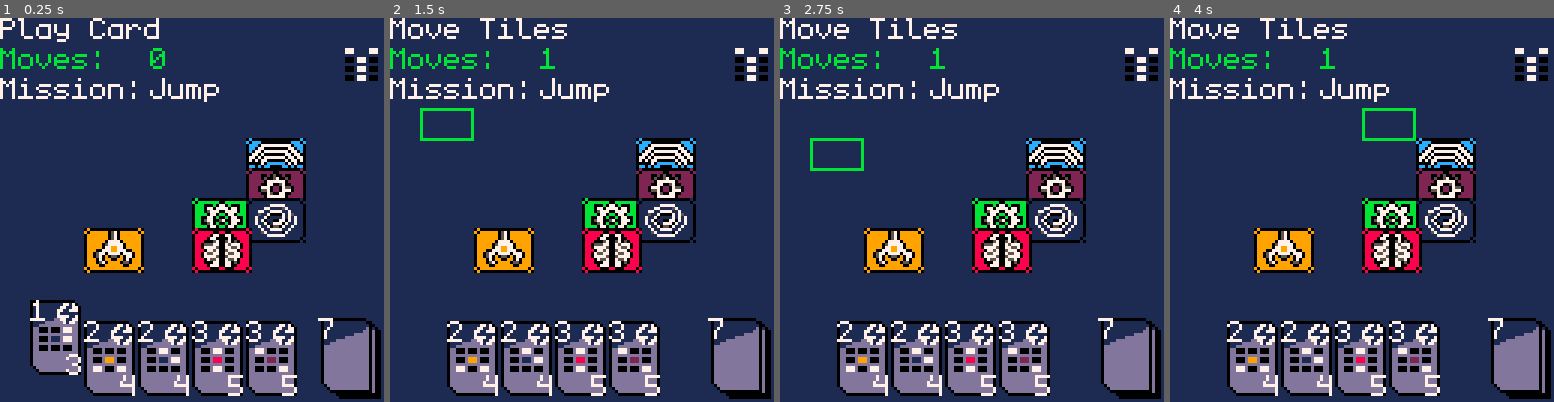
Above: before the commit, frames 1-4 (left to right).
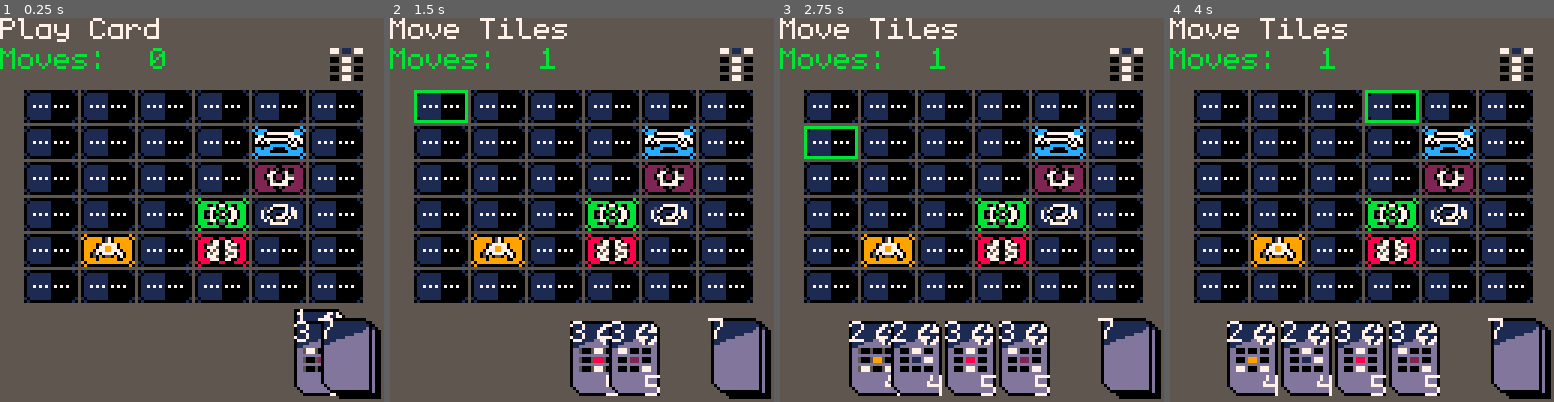
Above: after the commit, the same moments.

Repository: AkuraEx/Pico_Rove
Game: PICO-8 cartridge pico_rove.p8
The game is run twice, just before and just after one commit, with the same random seed, the same clock (stepped at 60 frames per second) and the same inputs.
Inputs:
- Up to frame 1 (0.25 s): no input
- Up to frame 2 (1.5 s): tap O (Z key) at 0.33, 0.7, 1.43 s; tap X (X key) at 1.07 s
- Up to frame 3 (2.75 s): hold Left 1.97-2.37 s; tap X (X key) at 2.07, 2.4, 2.73 s; tap O (Z key) at 2.22 s; hold Down from 2.42 s (still down)
- Up to frame 4 (4 s): release Down at 2.82 s; hold Right 2.87-3.53 s; tap X (X key) at 3.07, 3.4, 3.73 s; tap O (Z key) at 3.1, 3.98 s; hold Up from 3.58 s (still down)

The runs differ from the first frame. In frame 1, 78% of the frame differs, in the area x 0-100%, y 0-100%; in frame 2, 75%; in frame 3, 70%; in frame 4, 69%.

Commit message:
sprite changes / card animation

Diff:
--- a/board.lua
+++ b/board.lua
@@ -19,8 +19,8 @@
             self.boardState[i] = {}
             for j = 1, COLS do
             self.boardState[i][j] = boardtile:new({
-                x = 10 + (18 * (j - 1)),
-                y = 30 + (10 * (i - 1)),
+                x = 8 + (19 * (j - 1)),
+                y = 24 + (12 * (i - 1)),
                 type = EMPTY,
                 spr = 73,
                 used = 0,
@@ -122,8 +122,8 @@
 
         -- Board rect function
         board_rect = function(self, row, col, color, fill)
-          x = 10 + (18 * (col - 1))
-          y = 30 + (10 * (row - 1))
+          x = 8 + (19 * (col - 1))
+          y = 24 + (12 * (row - 1))
           if fill then
             rectfill(x, y, x + 17, y + 10, color)
           else
--- a/card.lua
+++ b/card.lua
@@ -1,6 +1,6 @@
 -- Card Class
 card={
-    x = 0,
+    x = 106,
     y = 100,
     spr = 0,
     spr_x = 2.5,
@@ -24,20 +24,29 @@
 
     draw = function(self, index)
         start = ((index - 1) * 18) + (((5 - #hand) * 18) / 2) + 10
-        moduleStart = start + 3
-        if index == c_h and self.y >= 95 then
+        moduleStart = self.x + 3
+
+        if index == c_h and self.y >= 98 then
             self.y -= 1
         elseif index ~= c_h and self.y <= 100 then
             self.y += 1
         end
-        spr(self.spr, start, self.y, self.spr_x, self.spr_y)
-        print(self.value, start, self.y, WHITE)
+
+        if self.x < start then
+            self.x += 1
+        elseif self.x > start then
+            self.x -= 1
+        end
+
+
+        spr(self.spr, self.x, self.y, self.spr_x, self.spr_y)
+        print(self.value, self.x, self.y, WHITE)
         for i = 0, 2 do
             for j = 0, 2 do
                 rect(moduleStart + (4 * j), self.y + 9 + (3 * i), moduleStart + (4 * j) + 2, self.y + 10 + (3 * i), self.modules[i + 1][j + 1])
             end
         end
-        print(self.matchValue, start + 12, self.y + 18, WHITE)
+        print(self.matchValue, self.x + 12, self.y + 18, WHITE)
     end,
 
     match = function(self, r, c)
@@ -65,7 +74,7 @@
 
 -- Mission Card Class - Display only, shows current goal
 missioncard={
-    x = 90,  -- Moved to right side (was 5)
+    x = 85,  -- Moved to right side (was 5)
     y = 0,   -- Keep at top
     spr = 0,
     missionName = "",
--- a/controls.lua
+++ b/controls.lua
@@ -46,7 +46,7 @@
     end
     -- Press x without module selected
     if btnp(5) and b_row_s == 0 and board.boardState[b_row_h][b_col_h].type ~= 0 then
-        info = "mOVE tILE OR aCTIVATE"
+        info = "mOVE tILE OR aCTIVATE aBILITY"
         b_col_s = b_col_h
         b_row_s = b_row_h
         module = board.boardState[b_row_s][b_col_s].type
--- a/helper.lua
+++ b/helper.lua
@@ -53,14 +53,14 @@
 end
 
 function draw_screen()
-    rectfill(0, 0, 127, 127, DARK_BLUE)
+    rectfill(0, 0, 127, 127, DARK_GREY)
 
     -- Game Info
     print(info, 0, 0, WHITE)
     print("mOVES:", 0, 10, GREEN)
     print(move, 50, 10, GREEN)
-    print("mISSION:", 0, 20, WHITE)
-    print(current_mission.missionName, 50, 20, WHITE)
+    -- print("mISSION:", 0, 20, WHITE)
+    -- print(current_mission.missionName, 50, 20, WHITE)
 
     -- # Means Size in Lua. Weird AF syntax
     for i = 1, #hand do
@@ -107,60 +107,60 @@
 
 -- Check if current mission is completed
 -- Mission logic: 6 filled positions + 1 specific module in the 3x4 pattern
-function check_mission_complete()
-  local mission_modules = current_mission.modules
+-- function check_mission_complete()
+  -- local mission_modules = current_mission.modules
 
   -- Count filled positions and check for required specific module
-  local filled_count = 0
-  local required_module_found = false
-  local required_module = nil
+  -- local filled_count = 0
+  -- local required_module_found = false
+  -- local required_module = nil
 
   -- First pass: identify the required specific module (non-EMPTY, non-FILLED)
-  for i = 1, 4 do
-    for j = 1, 3 do
-      if mission_modules[i][j] ~= EMPTY and mission_modules[i][j] ~= FILLED then
-        required_module = mission_modules[i][j]
-        break
-      end
-    end
-    if required_module then break end
-  end
+  -- for i = 1, 4 do
+    -- for j = 1, 3 do
+      -- if mission_modules[i][j] ~= EMPTY and mission_modules[i][j] ~= FILLED then
+        -- required_module = mission_modules[i][j]
+        -- break
+      -- end
+    -- end
+    -- if required_module then break end
+  -- end
 
   -- Second pass: check if pattern exists anywhere on board
-  for start_row = 1, 1 do  -- 4x5 board can fit 3x4 pattern starting at row 1 only
-    for start_col = 1, 3 do  -- Can start at columns 1, 2, or 3
-      filled_count = 0
-      required_module_found = false
+  -- for start_row = 1, 1 do  -- 4x5 board can fit 3x4 pattern starting at row 1 only
+    -- for start_col = 1, 3 do  -- Can start at columns 1, 2, or 3
+      -- filled_count = 0
+      -- required_module_found = false
 
       -- Check each position in the 3x4 pattern
-      for pattern_row = 1, 4 do
-        for pattern_col = 1, 3 do
-          local board_row = start_row + pattern_row - 1
-          local board_col = start_col + pattern_col - 1
-          local mission_value = mission_modules[pattern_row][pattern_col]
-          local board_value = board.boardState[board_row][board_col].type
+      -- for pattern_row = 1, 4 do
+        -- for pattern_col = 1, 3 do
+          -- local board_row = start_row + pattern_row - 1
+          -- local board_col = start_col + pattern_col - 1
+          -- local mission_value = mission_modules[pattern_row][pattern_col]
+          -- local board_value = board.boardState[board_row][board_col].type
 
-          if mission_value == FILLED then
+          -- if mission_value == FILLED then
             -- Count filled positions
-            if board_value ~= EMPTY then
-              filled_count += 1
-            end
-          elseif mission_value ~= EMPTY then
+            -- if board_value ~= EMPTY then
+              -- filled_count += 1
+            -- end
+          -- elseif mission_value ~= EMPTY then
             -- Check for specific required module
-            if board_value == mission_value then
-              required_module_found = true
-              filled_count += 1
-            end
-          end
-        end
-      end
+            -- if board_value == mission_value then
+              -- required_module_found = true
+              -- filled_count += 1
+            -- end
+          -- end
+        -- end
+      -- end
 
       -- Check if this position satisfies mission requirements
-      if filled_count >= 6 and (required_module == nil or required_module_found) then
-        return true
-      end
-    end
-  end
+      -- if filled_count >= 6 and (required_module == nil or required_module_found) then
+        -- return true
+      -- end
+    -- end
+  -- end
 
-  return false
-end
+  -- return false
+-- end
Not shown, changed: 30 lines of the sprite sheet (__gfx__) section of pico_rove.p8
Not shown, changed: roveSheet.png
